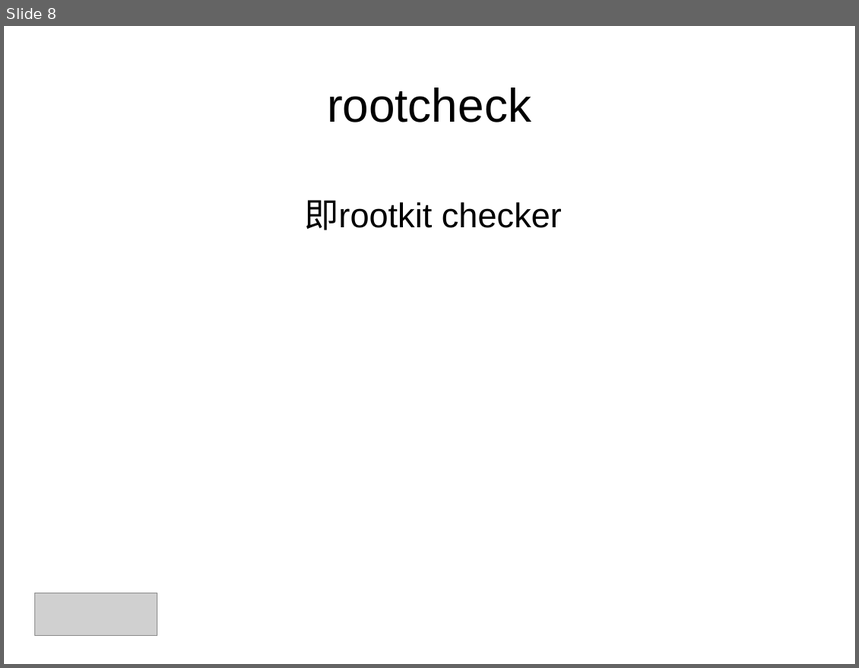
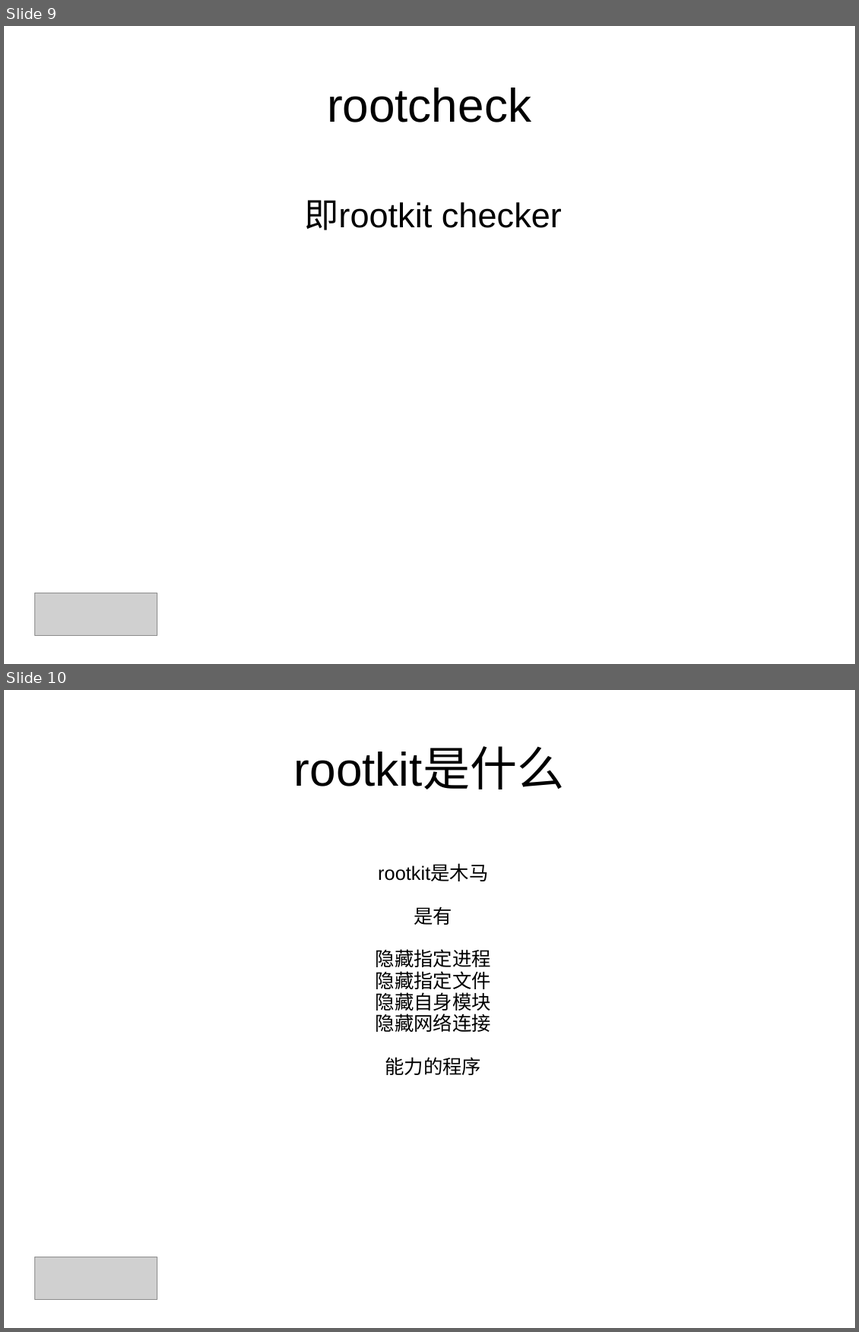
Before and after one commit to shjwudp/ossec, a slide deck: readme.ppt. Shown one above the other, each under a label of ours: slide 8 before the commit, slides 9 and 10 after it. The pictures are 859x668 and 859x1332 pixels, drawn with LibreOffice and Linux fonts; fonts in the diff are those of the drawing; grey boxes stand for pictures; background and template pictures are left out. Boxes give left, top, right and bottom in pixels: in the first picture for what was removed or moved away, otherwise in the second. Text is boxed around its words. In the diff, an @@ line names an element or a change of style, - is before the commit and + after.

```diff
--- a/readme.ppt
+++ b/readme.ppt
@@ slide 10 added at (x1=4, y1=690, x2=855, y2=1328), background picture (left out) @@
@@ title added at (x1=294, y1=748, x2=564, y2=790), 44 pt, text #000000 @@
+rootkit是什么
@@ subtitle added at (x1=376, y1=865, x2=491, y2=1075), 18 pt, text #000000 @@
+rootkit是木马
+是有
+隐藏指定进程
+隐藏指定文件
+隐藏自身模块
+隐藏网络连接
+能力的程序
@@ picture added at (x1=35, y1=1258, x2=157, y2=1300) @@
@@ what was slide 8 is now slide 9 @@
```
Also in this commit, not shown: 2 slides changed, 10 other slides added, 7 slides removed, 2 other files.
